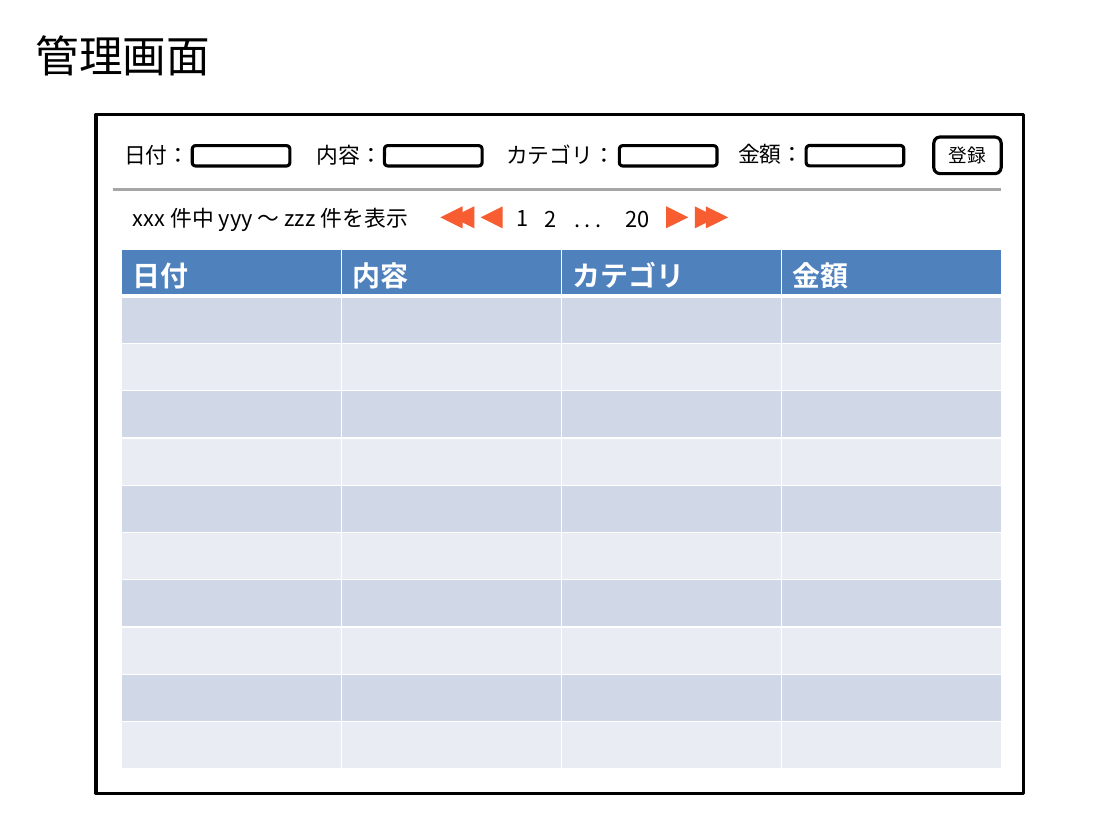
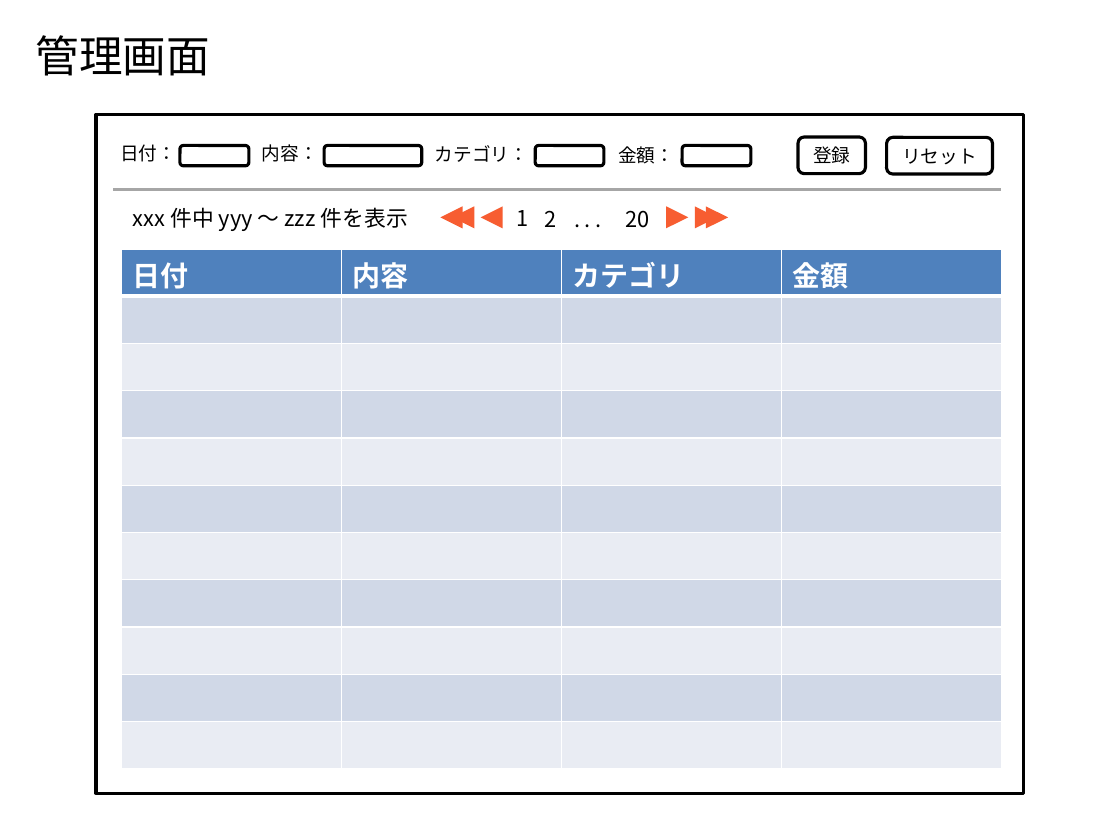
Before and after one commit to Leonis0813/chort, a slide deck: slide 4 of bin/algieba.pptx. Drawn at 1120x840 pixels with LibreOffice and Linux fonts; fonts in the diff are those of the drawing. Boxes give left, top, right and bottom in pixels: in the first picture for what was removed or moved away, otherwise in the second. Text is boxed around its words. In the diff, an @@ line names an element or a change of style, - is before the commit and + after.

```diff
--- a/bin/algieba.pptx
+++ b/bin/algieba.pptx
@@ rounded rectangle: place and size @@
-rounded rectangle at (193, 146, 290, 166)
+rounded rectangle at (180, 146, 250, 166)
@@ text "内容：": place and size @@
-text "内容：" at (316, 144, 381, 165)
+text "内容：" at (262, 144, 318, 162)
@@ rounded rectangle: place and size @@
-rounded rectangle at (384, 146, 482, 166)
+rounded rectangle at (324, 146, 421, 166)
@@ text "カテゴリ：": place and size @@
-text "カテゴリ：" at (506, 144, 615, 164)
+text "カテゴリ：" at (435, 145, 528, 162)
@@ rounded rectangle: place and size @@
-rounded rectangle at (619, 146, 717, 166)
+rounded rectangle at (535, 146, 604, 166)
@@ size 14 to 12 pt in 4 elements at (120, 144, 176, 162), (262, 144, 318, 162), (435, 145, 528, 162), (618, 146, 674, 164) @@
@@ text "金額：": place and size @@
-text "金額：" at (738, 143, 803, 164)
+text "金額：" at (618, 146, 674, 164)
@@ rounded rectangle: place and size @@
-rounded rectangle at (806, 146, 904, 166)
+rounded rectangle at (682, 146, 750, 166)
@@ rounded rectangle "登録": place and size @@
-rounded rectangle "登録" at (934, 137, 1001, 174)
+rounded rectangle "登録" at (799, 137, 866, 174)
@@ rounded rectangle added at (887, 138, 993, 175), outline #000000 2 pt, 12 pt, text #000000 @@
+リセット
```
Also in this commit, not shown: 2 other slides changed.
